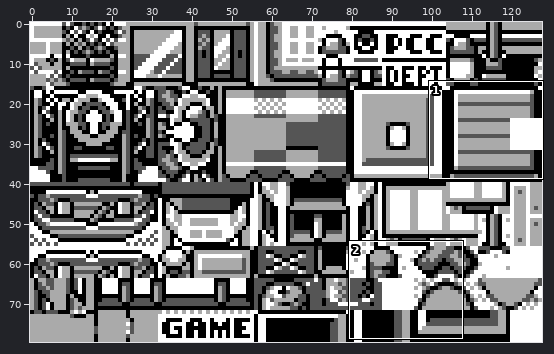
Sprite sheet: gfx/tilesets/johto_modern.johto_common.png. Above, an overview of the earlier version with the close-up marked.
Close-up. As it was:
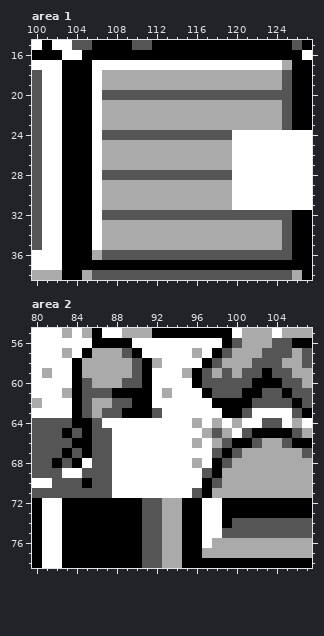
The file is 128x80 pixels. Shown: area 1: x 100..127, y 15..38; area 2: x 80..107, y 55..78.
Now the later version:
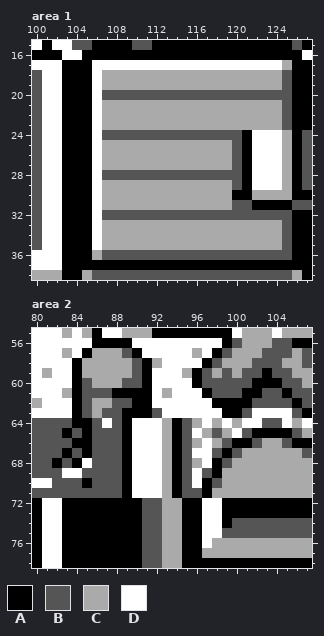
Palette (. is transparent): A #000000  B #555555  C #aaaaaa  D #ffffff
What changed:
Changed rows in their new state; - is an unchanged pixel.
Area 1:
first column x 120:
24 BA---CAB
25 BA---CAB
26 BA---CAB
27 BA---CAB
28 BA---CAB
29 BA---CAB
30 AACCCCAA
31 BBAAAABB
Area 2:
first column x 88:
64 BA---CAB
65 BA---CAB
66 BA---CAB
67 BA---CAB
68 BA---CAB
69 BA---CAB
70 BA---CAB
71 BA---CAB
Boxes around the changes in both close-ups, in picture pixels (x1, y1, x2, y2):
changed: (232, 130, 312, 210)
changed: (112, 418, 192, 498)
